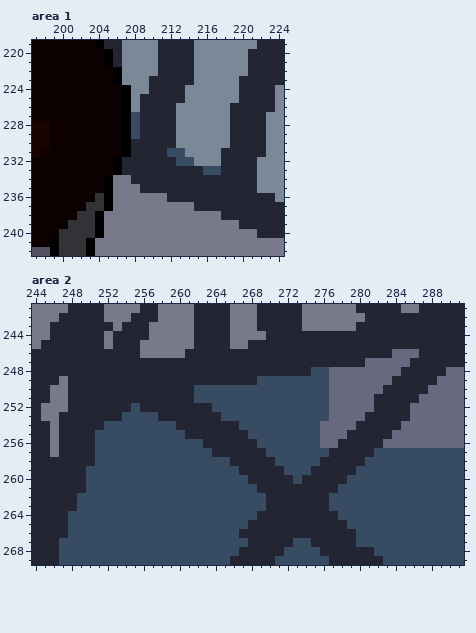
Edited in one commit: pixel-art file (palette_swap_test.ase). Above is the file before it was changed.
480x270 pixels, 1 frame. Colours within 5 levels of each other are drawn and written as one. Shown: area 1: x 197..224, y 219..242; area 2: x 244..291, y 241..269. The commit also changed other parts of the picture, which this record leaves out.
The same view after the edit:
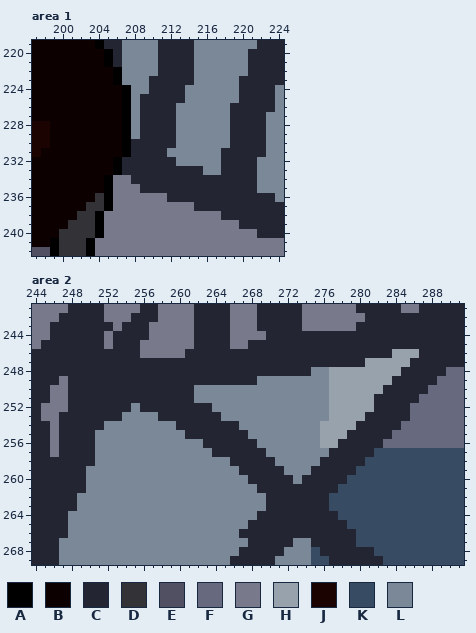
Palette (. is transparent): A #000000  B #0c0000  C #232632  D #323237  E #505062  F #676a7e  G #79798c  H #98a2ac  J #1a0300  K #374b63  L #7b8898
Difference:
Area 1, layer "light_night":
Colour K gives way to colour L in rows 227 to 229 at x 208; in row 231 at x 212 to 213; in row 232 at x 213 to 214; in row 233 at x 216 to 217.
Area 2, layer "light_night":
Colour F gives way to colour H in row 246 at x 284 to 286; in row 247 at x 281 to 285; in row 248 at x 277 to 284; in row 249 at x 277 to 283; in row 250 at x 277 to 282; in rows 251 to 252 at x 277 to 281.
Colour F gives way to colour H in row 253 at x 277 to 280; in row 254 at x 276 to 279; in row 255 at x 276 to 278; in row 256 at x 276 to 277.
Colour K gives way to colour L in row 248 at x 275 to 276; in row 249 at x 269 to 276; in rows 250 to 251 at x 262 to 276; in row 252 at x 255 and 264 to 276; in row 253 at x 254 to 257 and 265 to 276; in row 254 at x 252 to 259 and 267 to 275.
Colour K gives way to colour L in row 255 at x 251 to 260 and 268 to 275; in row 256 at x 251 to 262 and 269 to 275; in row 257 at x 251 to 263 and 270 to 276; in row 258 at x 251 to 265 and 271 to 275; in row 259 at x 250 to 266 and 272 to 274; in row 260 at x 250 to 267 and 273.
Colour K gives way to colour L in row 261 at x 250 to 268; in rows 262 to 263 at x 249 to 269; in row 264 at x 248 to 268; in row 265 at x 248 to 267; in row 266 at x 248 to 266; in row 267 at x 247 to 267 and 273 to 274.
Colour K gives way to colour L in row 268 at x 247 to 266 and 272 to 274; in row 269 at x 247 to 265 and 271 to 274.
Boxes around the changes in both pictures, in picture pixels (x1, y1, x2, y2):
changed: (131, 112, 140, 139)
changed: (167, 148, 221, 175)
changed: (59, 349, 419, 565)
